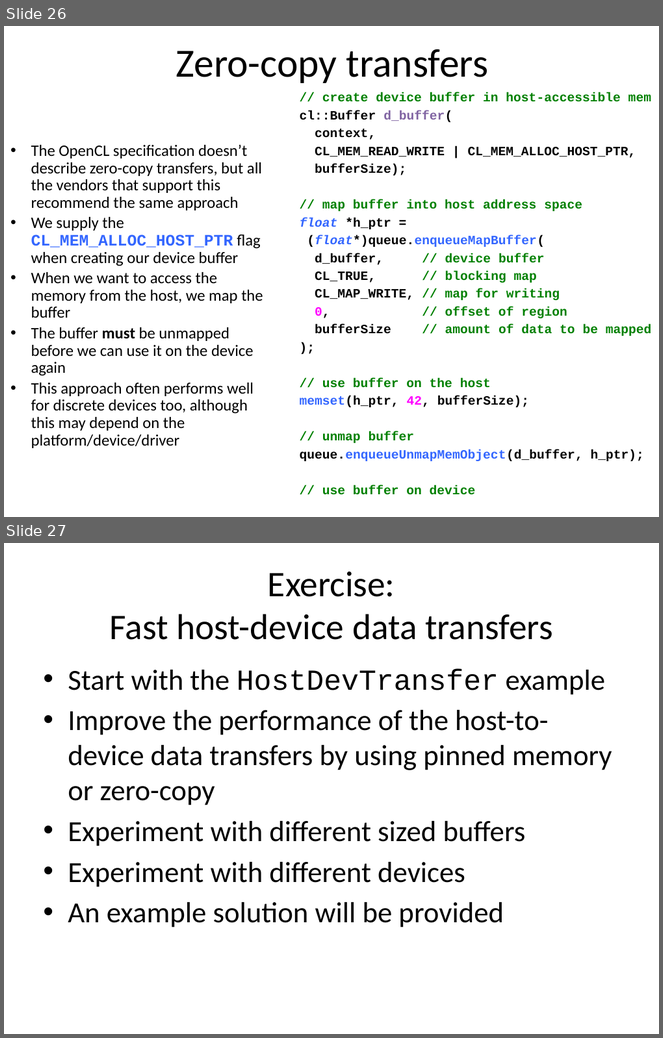
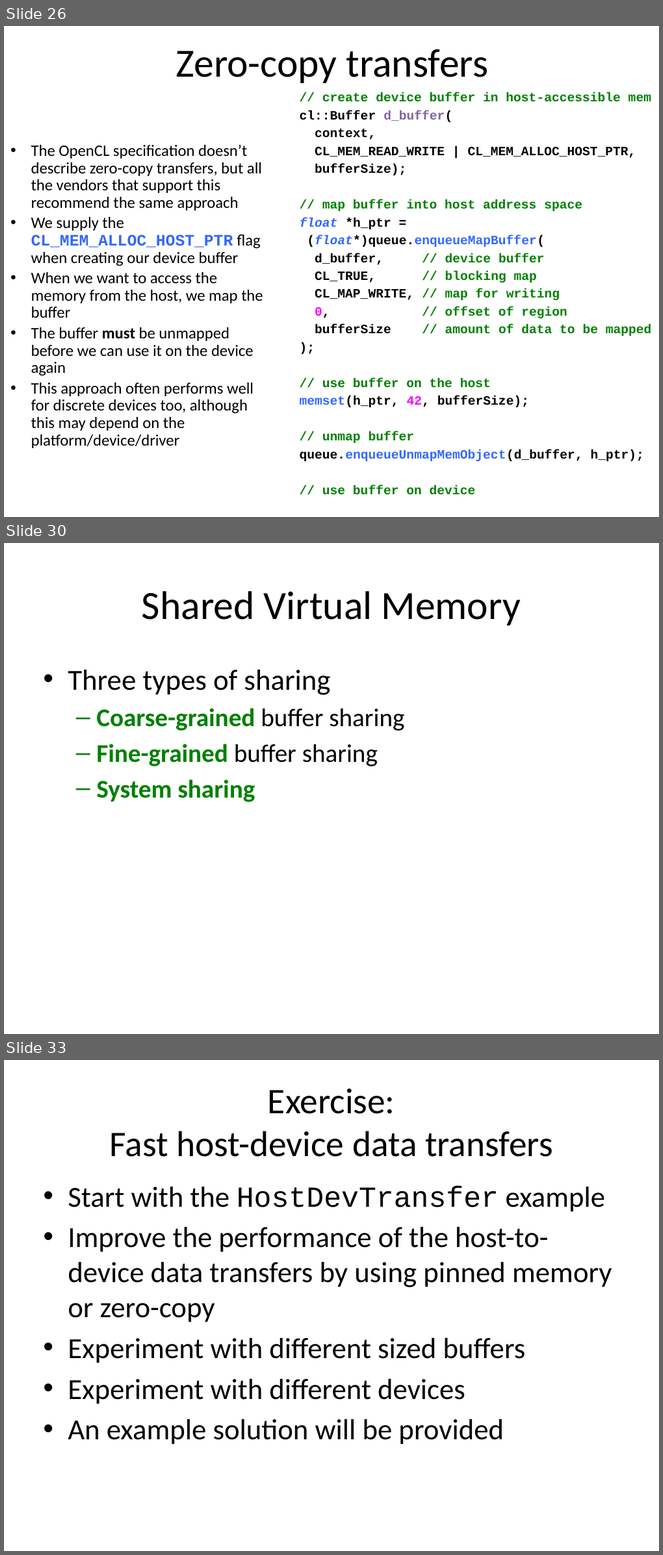
Before and after one commit to UoB-HPC/opencl-training-code, a slide deck: slides/advanced_part1.pptx. Shown one above the other, each under a label of ours: slides 26 and 27 before the commit, slides 26, 30 and 33 after it; the slides between them are not shown. The pictures are 663x1038 and 663x1555 pixels, drawn with LibreOffice and Linux fonts; fonts in the diff are those of the drawing. Boxes give left, top, right and bottom in pixels: in the first picture for what was removed or moved away, otherwise in the second. Text is boxed around its words. In the diff, an @@ line names an element or a change of style, - is before the commit and + after.

```diff
--- a/slides/advanced_part1.pptx
+++ b/slides/advanced_part1.pptx
@@ slide 30 added at (x1=4, y1=543, x2=659, y2=1034), background #FFFFFF @@
@@ title added at (x1=142, y1=591, x2=521, y2=626), 44 pt, text #000000 @@
+Shared Virtual Memory
@@ text added at (x1=68, y1=670, x2=404, y2=802), 28 pt, text #000000 @@
+• Three types of sharing
+  – Coarse-grained buffer sharing
+  – Fine-grained buffer sharing
+  – System sharing
@@ what was slide 27 is now slide 33 @@
```
Also in this commit, not shown: 5 other slides added.
